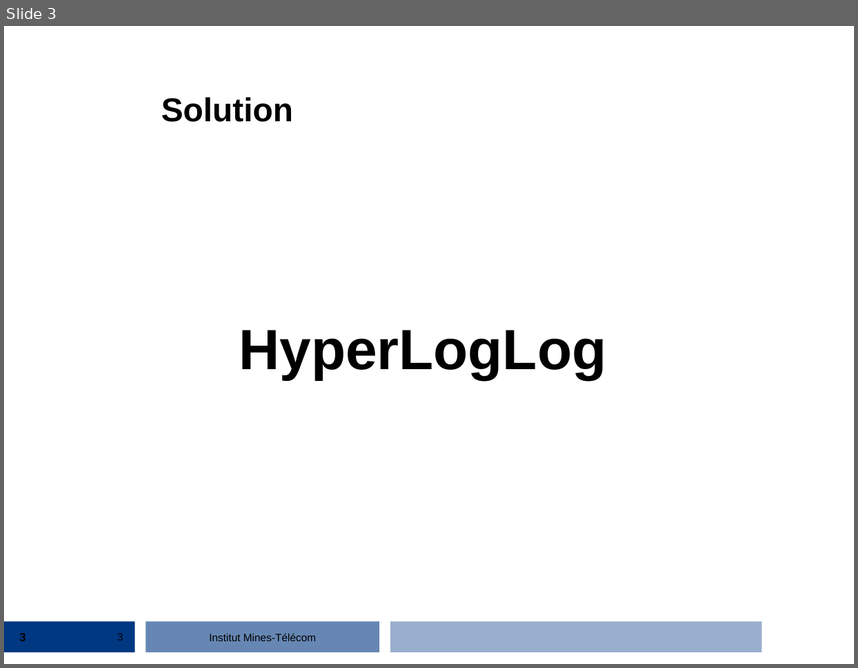
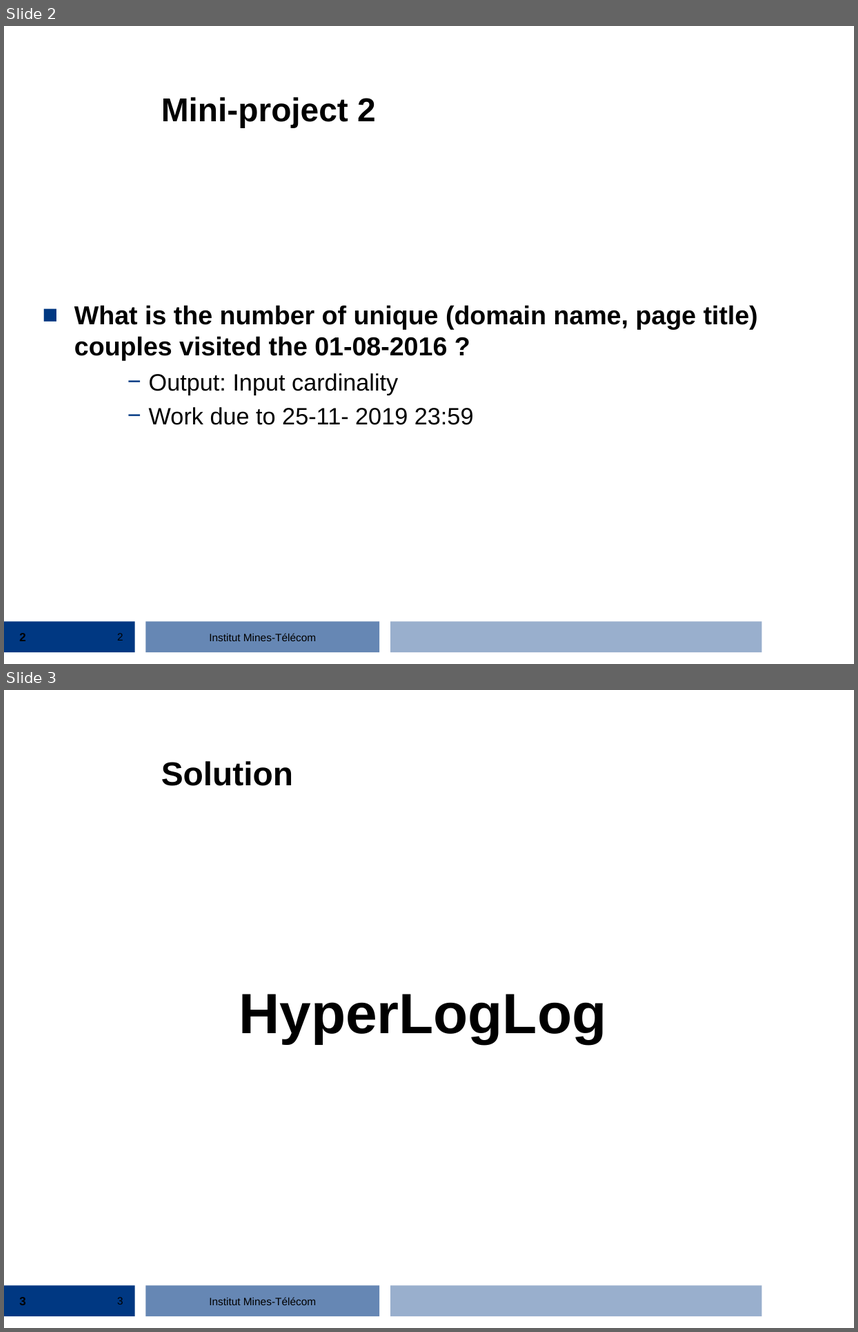
Before and after one commit to streaming-algorithms/hyper_log_log, a slide deck: 2_hyperloglog.ppt. Shown one above the other, each under a label of ours: slide 3 before the commit, slides 2 and 3 after it. The pictures are 858x668 and 858x1332 pixels, drawn with LibreOffice and Linux fonts; fonts in the diff are those of the drawing; background and template pictures are left out. Boxes give left, top, right and bottom in pixels: in the first picture for what was removed or moved away, otherwise in the second. Text is boxed around its words. In the diff, an @@ line names an element or a change of style, - is before the commit and + after.

```diff
--- a/2_hyperloglog.ppt
+++ b/2_hyperloglog.ppt
@@ slide 2 added at <box>4,26,854,664</box>, background #FFFFFF; not listed: 4 template elements that a slide beside it also shows @@
@@ title added at <box>161,97,376,127</box>, 28 pt, text #000000, bold @@
+Mini-project 2
@@ text added at <box>74,305,758,425</box>, 22 pt, text #000000, bold @@
+■ What is the number of unique (domain name, page title) couples visited the 01-08-2016 ?
+    − Output: Input cardinality
+    − Work due to 25-11- 2019 23:59
@@ page number added at <box>19,633,26,641</box>, 10 pt, text #000000, bold @@
+2
@@ page number added at <box>117,633,123,640</box>, 9 pt, text #000000 @@
+2
```
Also in this commit, not shown: 12 other slides added, 18 slides removed.
